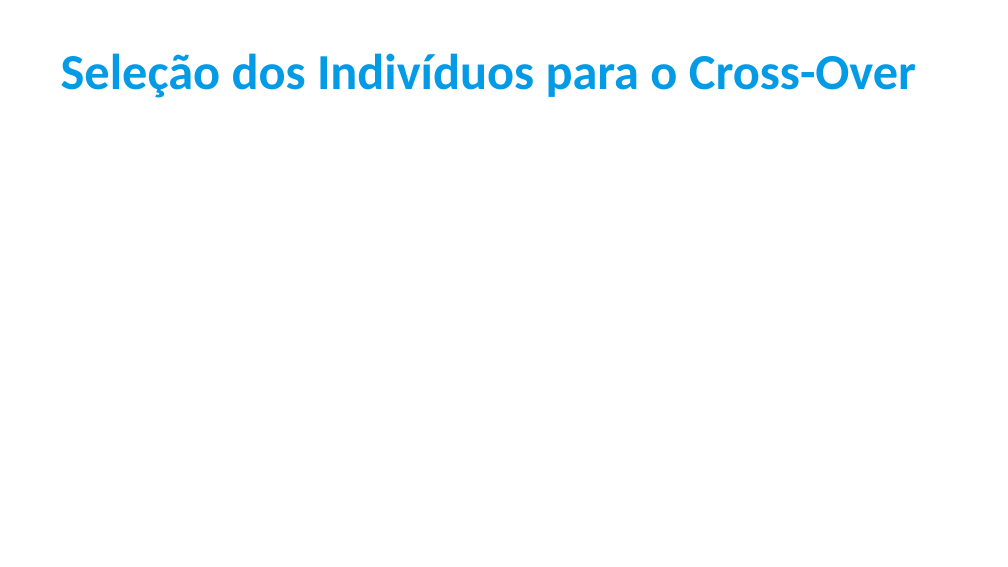
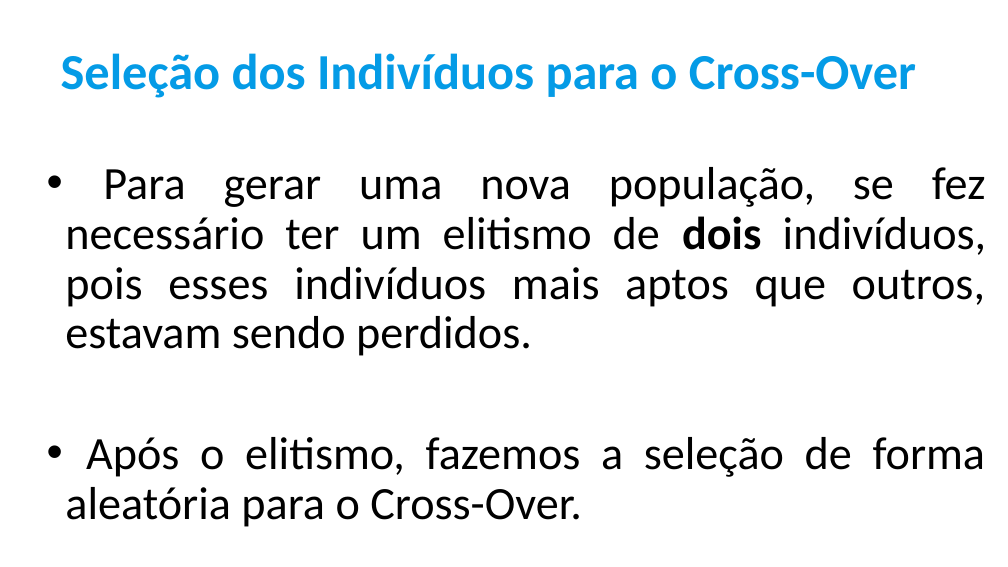
Before and after one commit to IgorSantos1996/GeneticAlgorithms, a slide deck: slide 15 of Apresentação.pptx (slide 13 before the commit). Drawn at 1008x567 pixels with LibreOffice and Linux fonts; fonts in the diff are those of the drawing. Boxes give left, top, right and bottom in pixels: in the first picture for what was removed or moved away, otherwise in the second. Text is boxed around its words. In the diff, an @@ line names an element or a change of style, - is before the commit and + after.

```diff
--- a/Apresentação.pptx
+++ b/Apresentação.pptx
@@ text added at (x1=65, y1=167, x2=986, y2=527), 44 pt, text #000000 @@
+• Para gerar uma nova população, se fez necessário ter um elitismo de dois indivíduos, pois esses indivíduos mais aptos que outros, estavam sendo perdidos.
+• Após o elitismo, fazemos a seleção de forma aleatória para o Cross-Over.
```
Also in this commit, not shown: 6 other slides changed, 6 slides added, 2 slides removed.
